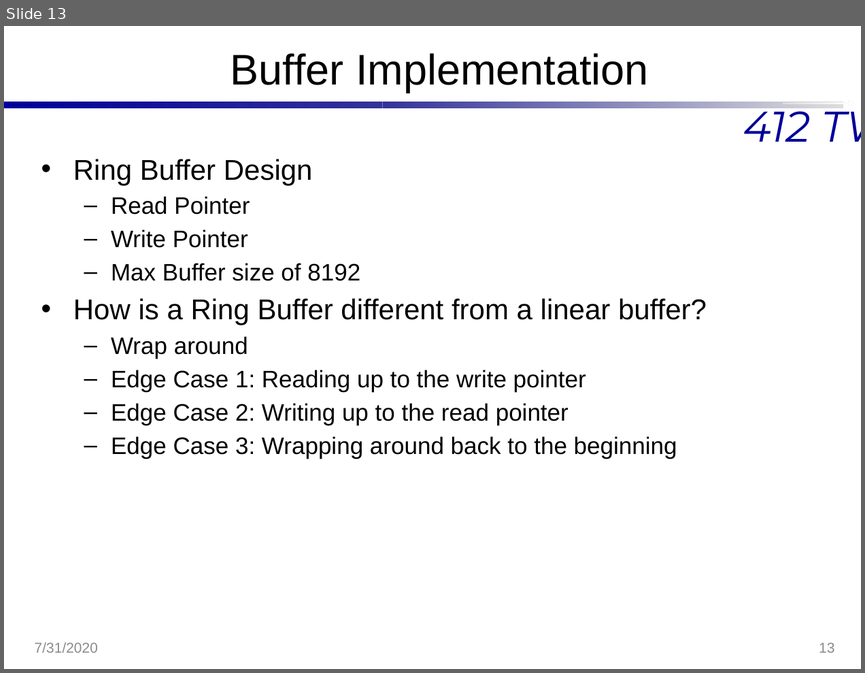
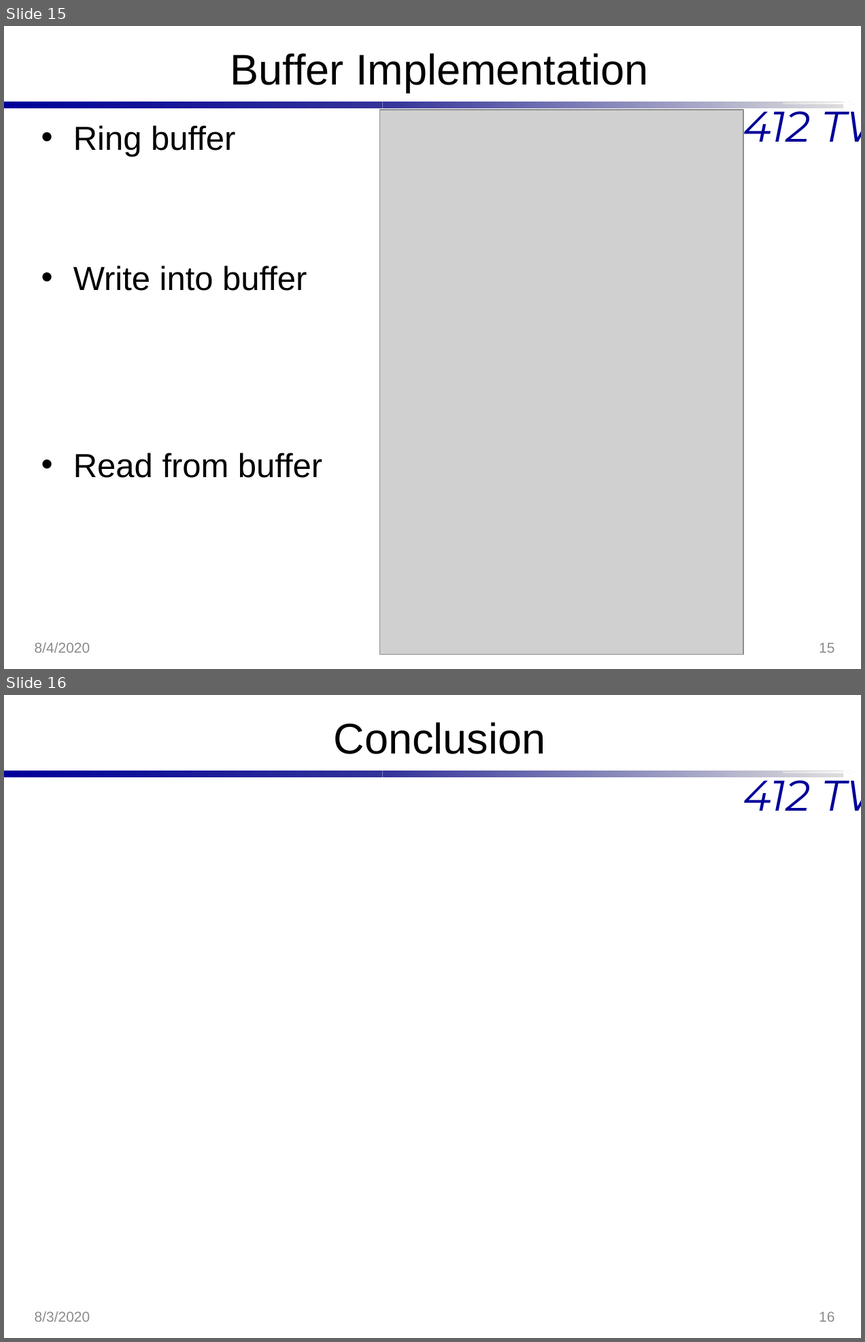
Before and after one commit to Hannsel101/PCIP_Intern_Proj_1, a slide deck: BestXYZ_Presentation.pptx. Shown one above the other, each under a label of ours: slide 13 before the commit, slides 15 and 16 after it. The pictures are 865x673 and 865x1342 pixels, drawn with LibreOffice and Linux fonts; fonts in the diff are those of the drawing; grey boxes stand for pictures; background and template pictures are left out. Boxes give left, top, right and bottom in pixels: in the first picture for what was removed or moved away, otherwise in the second. Text is boxed around its words. In the diff, an @@ line names an element or a change of style, - is before the commit and + after.

```diff
--- a/BestXYZ_Presentation.pptx
+++ b/BestXYZ_Presentation.pptx
@@ slide 16 added at bbox=[4, 695, 861, 1338], background #FFFFFF; not listed: 4 template elements that a slide beside it also shows @@
@@ title added at bbox=[334, 722, 546, 754], 36 pt, text #000000 @@
+Conclusion
@@ text added at bbox=[35, 1311, 90, 1321], 12 pt, text #8C8C8C @@
+8/3/2020
@@ page number added at bbox=[819, 1311, 834, 1321], 12 pt, text #8C8C8C @@
+16
@@ what was slide 13 is now slide 15 @@
@@ slide 15 changed as well @@
@@ text at bbox=[73, 125, 322, 478]: text changed; size 20 to 28 pt @@
-• Ring Buffer Design
-  – Read Pointer
-  – Write Pointer
-  – Max Buffer size of 8192
-• How is a Ring Buffer different from a linear buffer?
-  – Wrap around
-  – Edge Case 1: Reading up to the write pointer
-  – Edge Case 2: Writing up to the read pointer
-  – Edge Case 3: Wrapping around back to the beginning
+• Ring buffer
+• Write into buffer
+• Read from buffer
@@ picture added at bbox=[379, 110, 743, 654] @@
@@ text at bbox=[35, 642, 90, 652]: text changed @@
-7/31/2020
+8/4/2020
@@ page number at bbox=[819, 642, 834, 652]: text changed @@
-13
+15
```
Also in this commit, not shown: 12 other slides changed, 3 other slides added, 6 other files.
